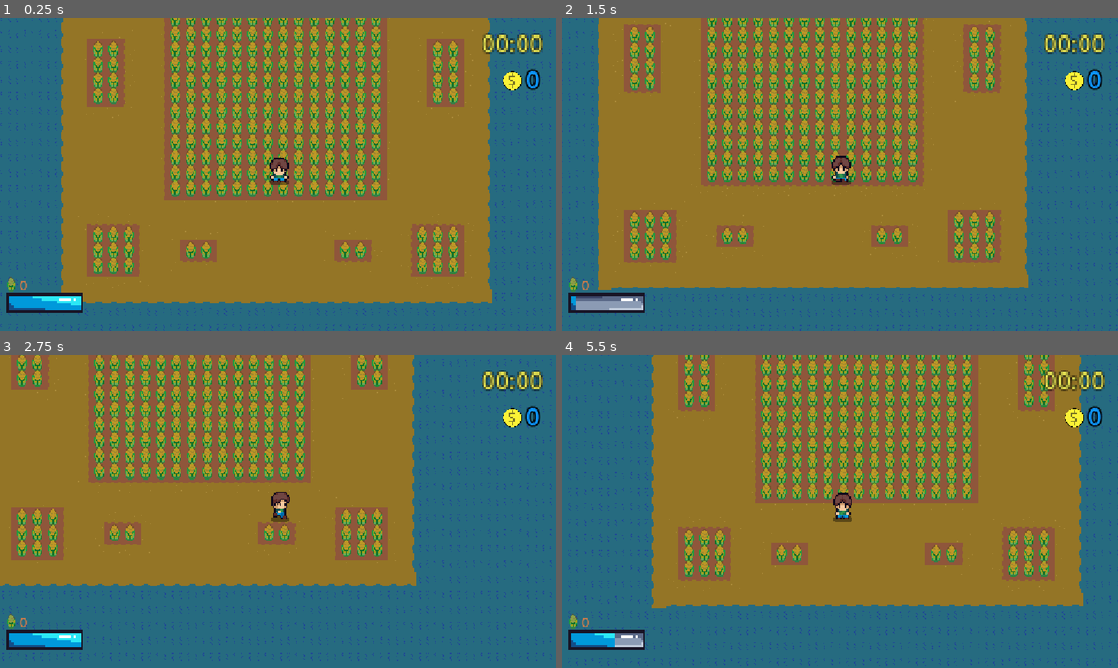
Above: before the commit, frames 1-4 (two rows, left to right).
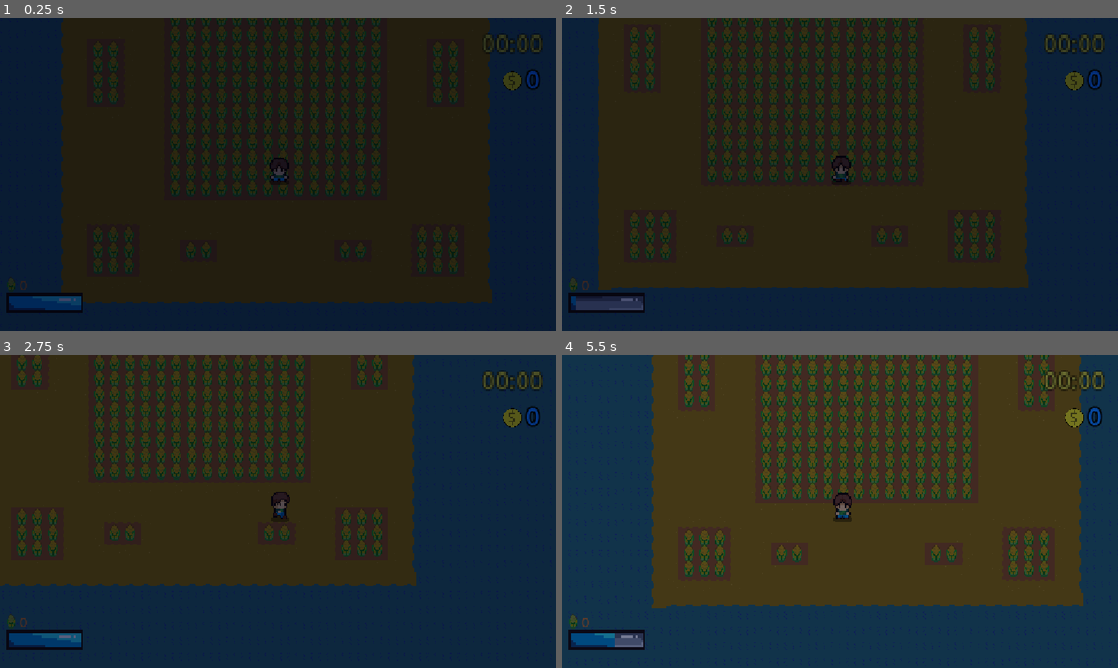
Above: after the commit, the same moments.

Repository: FaizeenHoque/thelastplot
Game: Godot game, scene res://Scenes/Default.tscn
Two runs of this game, one before a commit and one after it. Both use one fixed random seed, a clock stepped at 60 frames per second and the inputs below.
Inputs (mouse positions are in pixels of both pictures, inside the frame that each line leads up to):
- Up to frame 1 (0.25 s): no input
- Up to frame 2 (1.5 s): tap Enter at 0.5 s; move the mouse to (962, 158) at 0.52 s; hold D (MoveRight) 0.53-1.28 s; tap Space (Slash) at 0.6 s; click (962, 158) at 0.67 s; move the mouse to (728, 190) at 1.27 s; hold S (MoveDown) from 1.28 s (still down); tap Alt at 1.35 s
- Up to frame 3 (2.75 s): move the mouse to (333, 442) at 2.02 s; release S (MoveDown) at 2.03 s; hold D (MoveRight) from 2.03 s (still down); tap Shift at 2.1 s
- Up to frame 4 (5.5 s): move the mouse to (812, 574) at 2.77 s; release D (MoveRight) at 2.78 s; hold W (MoveUp) 2.78-3.53 s; tap one key every 0.75 s from 2.85 s: Space (Slash) Alt Shift Space (Slash); click (812, 574) at 2.92 s; move the mouse to (1006, 558) at 3.52 s; hold A (MoveLeft) 3.53-5.03 s; move the mouse to (673, 464) at 4.27 s; move the mouse to (867, 511) at 5.02 s; hold S (MoveDown) from 5.03 s (still down); click (867, 511) at 5.17 s

The runs differ from the first frame. In frame 1, 100% of the frame differs, in the area x 0-100%, y 0-100%; in frame 2, 100%; in frame 3, 100%; in frame 4, 100%.

Commit message:
added a coin system

Diff:
--- a/Scripts/crop.gd
+++ b/Scripts/crop.gd
@@ -53,4 +53,5 @@
 
 	await tween.finished
 	PlayerStats.nCrops += 1
+	PlayerStats.money += 50
 	queue_free()
--- a/Scripts/player.gd
+++ b/Scripts/player.gd
@@ -17,6 +17,7 @@
 @onready var swing_sword: AudioStreamPlayer2D = $SwingSword
 @onready var hurt: AudioStreamPlayer2D = $Hurt
 @onready var score: Label = $nCrops/Label
+@onready var moni: Label = $Coin/Label
 @onready var range: Area2D = $Range
 @onready var attack_cooldown: Timer = $AttackCooldown
 
@@ -30,6 +31,7 @@
 	# Disable range until an attack is triggered
 	range.monitoring = false
 	score.text = str(PlayerStats.nCrops)
+	moni.text = str(PlayerStats.money)
 	PlayerStats.slash_cooldown = attack_cooldown.time_left
 
 	if Input.is_action_just_pressed("Slash") and not is_slashing and attack_cooldown.is_stopped():
@@ -114,5 +116,5 @@
 		body.take_damage(SLASH_STRENGTH, position)
 
 func _on_range_area_entered(area: Area2D) -> void:
-	if is_slashing and area.has_method("take_damage"):
+	if is_slashing and area.has_method("take_damage") and PlayerStats.canFarm:
 		area.take_damage(SLASH_STRENGTH, position)
--- a/Scripts/player_stats.gd
+++ b/Scripts/player_stats.gd
@@ -4,3 +4,5 @@
 var health: int = 100
 var slash_cooldown: float
 var nCrops: int = 0
+var canFarm: bool = true
+var money: int = 0
--- a/game_manager.gd
+++ b/game_manager.gd
@@ -1,12 +1,13 @@
 extends Node
 
-var time := 300.0 # Starting the game bright and shiny to let the player harvest some crops (before defending them)
-const DAY_LENGTH := 1200.0
+var time := 0.0
+const DAY_LENGTH := 120.0
 var nIterations = 1
 var CurrentCycle := "Day"
 
 @onready var canvas_modulate = get_tree().current_scene.get_node("CanvasModulate")
 @onready var map = get_tree().current_scene.get_node("Map")
+@onready var timer = get_tree().current_scene.get_node("Player/Timer/Label")
 
 @onready var spawn_points = map.get_children().filter(func(node): return node.name.begins_with("SpawnLocation"))
 var enemies_spawned := false
@@ -44,37 +45,40 @@
 
 	var t = time / DAY_LENGTH
 
-	if t < 0.25:
-		var progress = t / 0.25
+
+	if t < 0.15:
+		var progress = t / 0.15
 		canvas_modulate.color = night.lerp(morning, progress)
 		CurrentCycle = "Morning"
-	elif t < 0.5:
-		var progress = (t - 0.25) / 0.25
+	elif t < 0.35:
+		var progress = (t - 0.15) / 0.20
 		canvas_modulate.color = morning.lerp(day, progress)
 		CurrentCycle = "Day"
-	elif t < 0.7:
-		var progress = (t - 0.5) / 0.2
+	elif t < 0.50:
+		var progress = (t - 0.35) / 0.15
 		canvas_modulate.color = day.lerp(sunset, progress)
 		CurrentCycle = "Sunset"
 	else:
-		var progress = (t - 0.7) / 0.3
+		var progress = (t - 0.50) / 0.50
 		canvas_modulate.color = sunset.lerp(night, progress)
 		CurrentCycle = "Night"
 
 	match CurrentCycle:
 		"Morning":
 			enemies_spawned = false
+			PlayerStats.canFarm = true
 		"Day":
-			pass
-			#if nIterations == 1:
-				#generateWorld()
+			PlayerStats.canFarm = true
 		"Sunset":
-			pass
-		"Night":
+			PlayerStats.canFarm = false
 			if not enemies_spawned:
 				spawn_enemies()
 				enemies_spawned = true
-			nIterations += 1
+		"Night":
+			PlayerStats.canFarm = false
+			if not enemies_spawned:
+				spawn_enemies()
+				enemies_spawned = true
 
 	#print("Current Time: ", t, " | Current Cycle: ", CurrentCycle)
 
